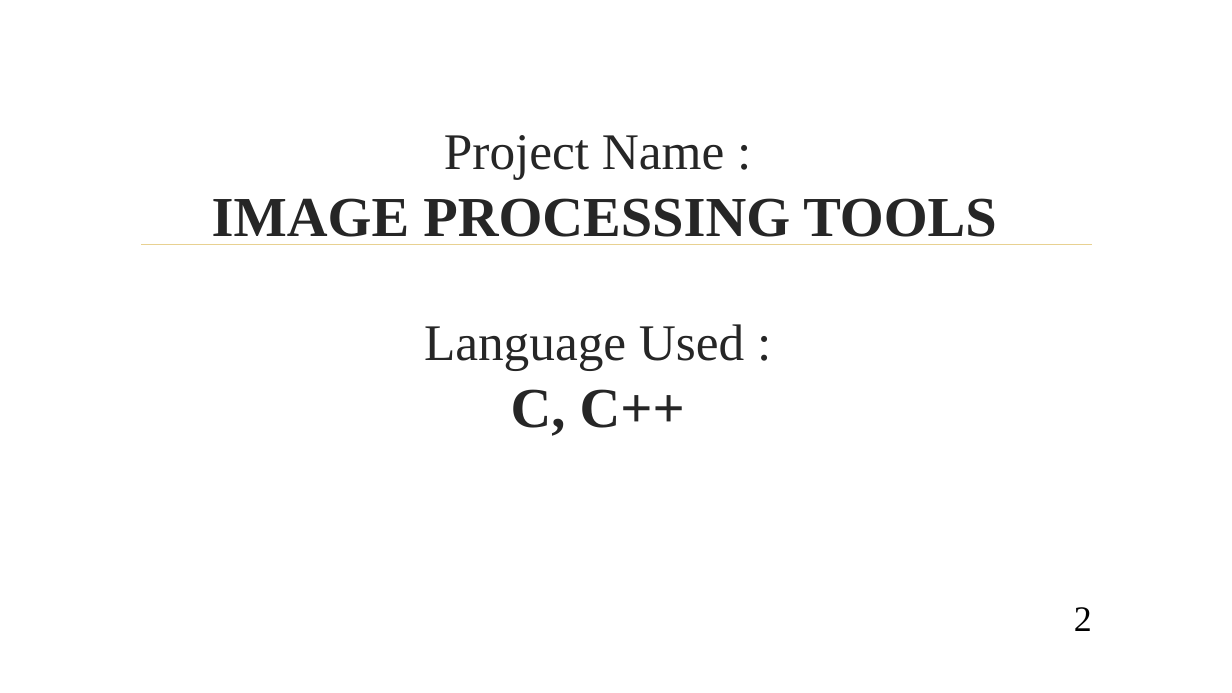
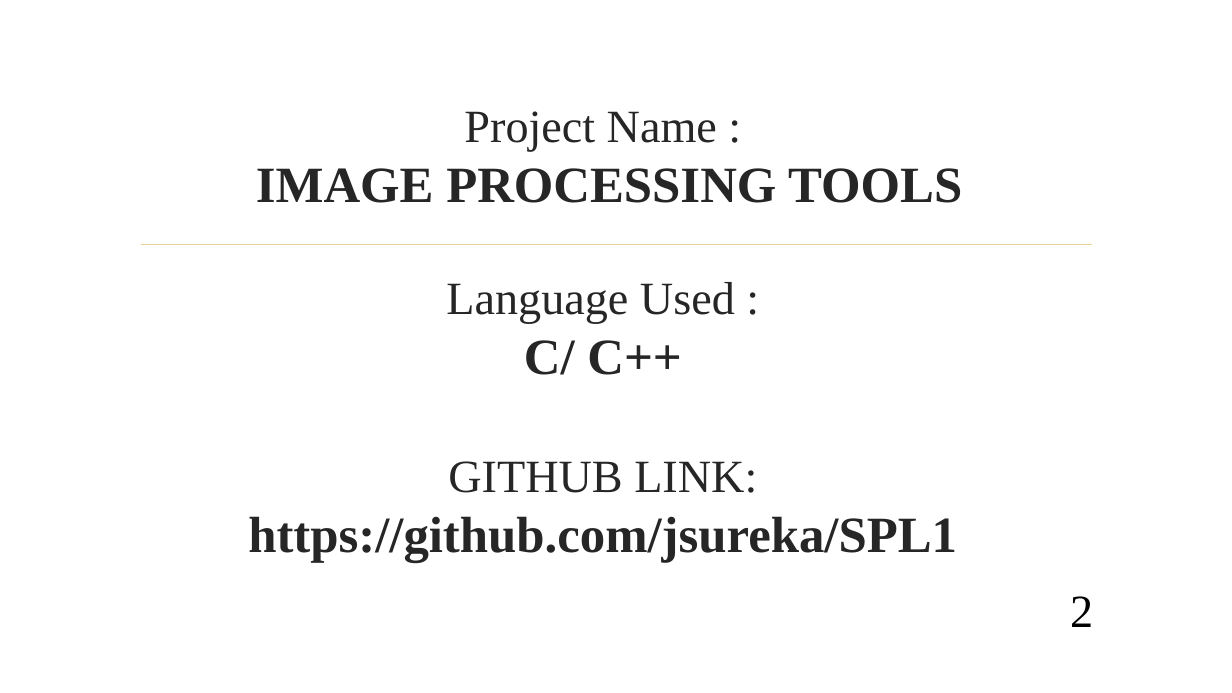
Before and after one commit to jsureka/ImageX, a slide deck: slide 2 of SOFTWARE PROJECT LAB -1.pptx. Drawn at 1232x693 pixels with LibreOffice and Linux fonts; fonts in the diff are those of the drawing; background and template pictures are left out. Boxes give left, top, right and bottom in pixels: in the first picture for what was removed or moved away, otherwise in the second. Text is boxed around its words. In the diff, an @@ line names an element or a change of style, - is before the commit and + after.

```diff
--- a/SOFTWARE PROJECT LAB -1.pptx
+++ b/SOFTWARE PROJECT LAB -1.pptx
@@ title at (248,111,962,562): text changed; size 40 to 39.6 pt; bold on @@
-Project Name :
-IMAGE PROCESSING TOOLS
-Language Used :
-C, C++
+Project Name :
+IMAGE PROCESSING TOOLS
+Language Used :
+C/ C++
+GITHUB LINK:
+https://github.com/jsureka/SPL1
@@ page number: place and size @@
-page number at (1074,607,1092,631)
+page number at (1070,596,1093,627)
@@ page number at (1070,596,1093,627): size 28 to 36 pt @@
```
Also in this commit, not shown: 10 other slides changed, 3 slides added, 6 other files.
